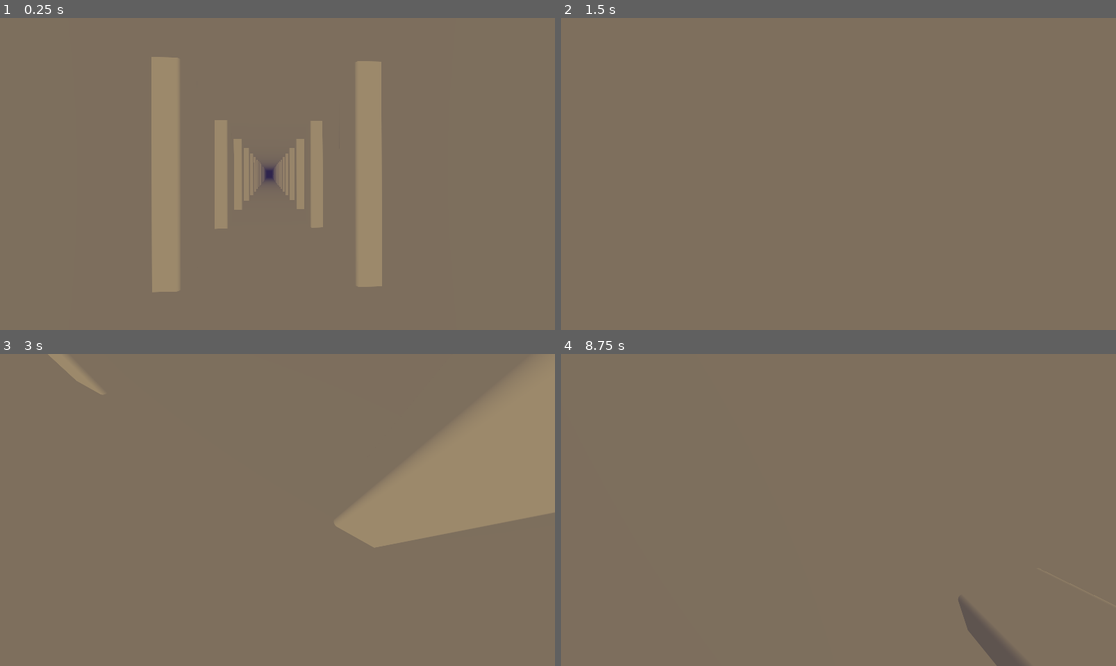
Above: before the commit, frames 1-4 (two rows, left to right).
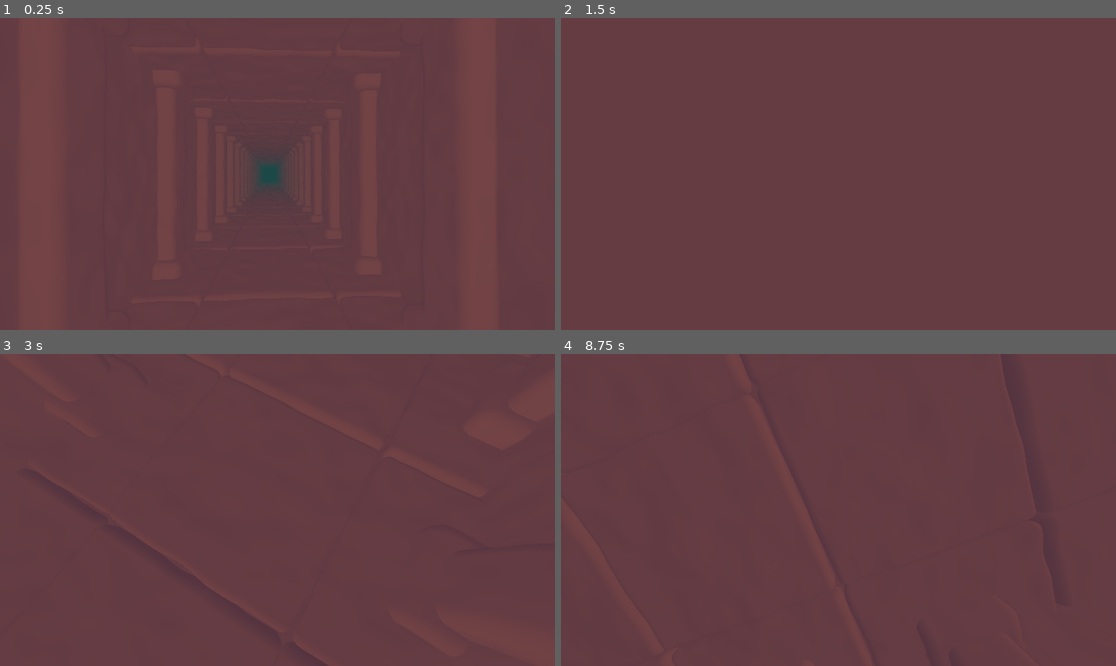
Above: after the commit, the same moments.

Repository: watson-disambiguation/shader-demos
Game: Godot game, scene res://Scenes/infinite_hall.tscn
Same seed, same stepped clock (60 frames per second), same inputs: the game is played once before the commit and once after it. Before the commit the project starts from res://Prefabs/raymarch_camera.tscn.
Inputs (mouse positions are in pixels of both pictures, inside the frame that each line leads up to):
- Up to frame 1 (0.25 s): no input
- Up to frame 2 (1.5 s): tap Enter at 0.5 s; move the mouse to (960, 158) at 0.52 s; hold Right (ui_right) 0.53-1.28 s; tap Space at 1.25 s; move the mouse to (727, 189) at 1.27 s; hold Down (ui_down) from 1.28 s (still down)
- Up to frame 3 (3 s): move the mouse to (333, 441) at 2.02 s; release Down (ui_down) at 2.03 s; hold Right (ui_right) 2.03-2.78 s; move the mouse to (249, 572) at 2.77 s; hold Up (ui_up) from 2.78 s (still down)
- Up to frame 4 (8.75 s): move the mouse to (1005, 556) at 3.52 s; release Up (ui_up) at 3.53 s; hold Left (ui_left) 3.53-5.03 s; move the mouse to (672, 463) at 4.27 s; tap Enter at 5, 6.5 s; move the mouse to (866, 510) at 5.02 s; hold Down (ui_down) 5.03-5.78 s; tap Space at 5.75, 7.25 s; move the mouse to (755, 432) at 5.77 s; hold Right (ui_right) 5.78-6.53 s; move the mouse to (960, 494) at 6.52 s; hold Up (ui_up) 6.53-7.28 s; move the mouse to (727, 525) at 7.27 s; hold Right (ui_right) 7.28-8.03 s; move the mouse to (894, 441) at 8.02 s; hold Down (ui_down) from 8.03 s (still down)

The runs differ from the first frame. In frame 1, 100% of the frame differs, in the area x 0-100%, y 0-100%; in frame 2, 100%; in frame 3, 100%; in frame 4, 100%.

Commit message:
improved infinite tunnel

Diff:
--- a/Prefabs/raymarch_camera.tscn
+++ b/Prefabs/raymarch_camera.tscn
@@ -3,30 +3,22 @@
 [ext_resource type="Script" path="res://Prefabs/RaymarchCamera.gd" id="1_gw5a0"]
 [ext_resource type="Shader" path="res://Shaders/raymarch_camera.gdshader" id="2_tkypo"]
 
-[sub_resource type="ShaderMaterial" id="ShaderMaterial_x0hvp"]
+[sub_resource type="ShaderMaterial" id="ShaderMaterial_pd1f5"]
 render_priority = 0
 shader = ExtResource("2_tkypo")
 shader_parameter/nearFogBlend = 0.0
-shader_parameter/farFogBlend = 30.0
-shader_parameter/pillarSize = 0.1
-shader_parameter/pillarRounding = 0.015
-shader_parameter/noiseSize = 0.01
-shader_parameter/mergeRadius = 0.001
-shader_parameter/hallSize = 0.5
-shader_parameter/brightColour = Color(1, 0.85098, 0.666667, 1)
-shader_parameter/darkColour = Color(0.188235, 0.14902, 0.301961, 1)
-shader_parameter/objColour = Color(0.447059, 0.403922, 0.313726, 1)
+shader_parameter/farFogBlend = 40.0
+shader_parameter/radius = 0.1
+shader_parameter/brightColour = Color(0, 0, 0, 1)
+shader_parameter/darkColour = null
+shader_parameter/objColour = Color(0.137255, 0.105882, 0.337255, 1)
 
 [sub_resource type="ShaderMaterial" id="ShaderMaterial_3kkjx"]
 render_priority = 0
 shader = ExtResource("2_tkypo")
 shader_parameter/nearFogBlend = null
 shader_parameter/farFogBlend = null
-shader_parameter/pillarSize = null
-shader_parameter/pillarRounding = 0.01
-shader_parameter/noiseSize = 0.01
-shader_parameter/mergeRadius = 0.01
-shader_parameter/hallSize = null
+shader_parameter/radius = null
 shader_parameter/brightColour = null
 shader_parameter/darkColour = null
 shader_parameter/objColour = null
@@ -38,7 +30,7 @@
 [node name="RaymarchCamera" type="Camera3D"]
 transform = Transform3D(-0.999187, -0.00268883, 0.0402162, 0.00272674, -0.999996, 0.000887979, 0.0402136, 0.000996917, 0.999191, 0, 0, 0)
 script = ExtResource("1_gw5a0")
-raymarch_shader = SubResource("ShaderMaterial_x0hvp")
+raymarch_shader = SubResource("ShaderMaterial_pd1f5")
 rotation_speed = 0.01
 speed = 3.0
 
--- /dev/null
+++ b/Scenes/infinite_hall.tscn
@@ -0,0 +1,28 @@
+[gd_scene load_steps=4 format=3 uid="uid://c8hx6rlr000xl"]
+
+[ext_resource type="PackedScene" uid="uid://dc486be67gql4" path="res://Prefabs/raymarch_camera.tscn" id="1_m4o0g"]
+[ext_resource type="Shader" path="res://Shaders/infinite_hall.gdshader" id="2_p5fkp"]
+
+[sub_resource type="ShaderMaterial" id="ShaderMaterial_o87sb"]
+render_priority = 0
+shader = ExtResource("2_p5fkp")
+shader_parameter/nearFogBlend = null
+shader_parameter/farFogBlend = 30.0
+shader_parameter/pillarSize = 0.085
+shader_parameter/baseSize = 0.16
+shader_parameter/baseHeight = 0.085
+shader_parameter/pillarRounding = 0.055
+shader_parameter/tileSize = 0.49
+shader_parameter/tileRounding = 0.04
+shader_parameter/noiseSize = 0.01
+shader_parameter/mergeRadius = 0.01
+shader_parameter/hallSize = 1.0
+shader_parameter/lightBlend = 0.15
+shader_parameter/brightColour = Color(0.960784, 0.678431, 0.403922, 1)
+shader_parameter/darkColour = Color(0.117959, 0.286588, 0.280247, 1)
+shader_parameter/objColour = Color(0.368627, 0.192157, 0.247059, 1)
+
+[node name="Node3D" type="Node3D"]
+
+[node name="RaymarchCamera" parent="." instance=ExtResource("1_m4o0g")]
+raymarch_shader = SubResource("ShaderMaterial_o87sb")
--- /dev/null
+++ b/Shaders/infinite_hall.gdshader
@@ -0,0 +1,92 @@
+shader_type spatial;
+
+render_mode unshaded;
+
+#include "Libraries/SDFLibrary.gdshaderinc"
+#include "Libraries/NoiseLibrary.gdshaderinc"
+
+uniform float nearFogBlend;
+uniform float farFogBlend;
+uniform float pillarSize;
+uniform float baseSize;
+uniform float baseHeight;
+uniform float pillarRounding = 0.01;
+uniform float tileSize = 0.5;
+uniform float tileRounding;
+uniform float noiseSize = 0.01;
+uniform float mergeRadius = 0.01;
+uniform float hallSize;
+uniform float lightBlend;
+uniform vec3 brightColour : source_color;
+uniform vec3 darkColour : source_color;
+uniform vec3 objColour : source_color;
+
+const int maxSteps = 128;
+const float EPS = 0.0001;
+
+float hallFloor(vec3 pos) {
+	pos.xz = pos.xz - round(pos.xz);
+	pos.y = abs(pos.y);
+	pos.y = pos.y - hallSize;
+	float size = tileSize - tileRounding;
+	return box(pos,vec3(size,0.1 - tileRounding,size)) - tileRounding;
+}
+
+float pillar(vec3 pos) {
+	pos.z = pos.z - round(pos.z);
+	pos.x = abs(pos.x);
+	pos = pos - vec3(hallSize,0,0);
+	float upright = box(pos, vec3(pillarSize,hallSize,pillarSize));
+	pos.y = abs(pos.y)  - hallSize + baseHeight;
+	float base = box(pos, vec3(baseSize,baseHeight,baseSize));
+	return min(upright,base) - pillarRounding;
+}
+
+float sdf(vec3 pos) {
+	float hall = -rectangle(pos.xy,vec2(hallSize));
+	float pillars = pillar(pos);
+	float hallFloor = hallFloor(pos);
+
+	float result = round_merge(hall,pillars,mergeRadius);
+	result = merge(result,hallFloor);
+	result += perlinNoise3DOctaves(pos,0.25,0,2) * noiseSize;
+	return result;
+}
+
+vec3 normal(vec3 pos) {
+	float base = sdf(pos);
+	vec2 h = vec2(EPS,0);
+	return normalize(
+		vec3(
+			sdf(pos + h.xyy) - base,
+			sdf(pos + h.yxy) - base,
+			sdf(pos + h.yyx) - base
+		)
+	);
+}
+
+void fragment() {
+	vec3 ro = CAMERA_POSITION_WORLD;
+	vec3 rd = -normalize( (INV_VIEW_MATRIX * vec4(VIEW,0)).xyz );
+	float dist = 0.;
+	float sample = 1.;
+	int steps = 0;
+	for(int i = 0; i < maxSteps; i++) {
+		sample = sdf(ro + rd * dist);
+		if(sample < EPS) {
+			steps = i;
+			break;
+		}
+		dist += sample;
+	}
+	vec3 pos = ro + rd * dist;
+	vec3 normal = normal(pos);
+	float fog = smoothstep(nearFogBlend,farFogBlend,dist);
+	vec3 fogColour = mix(darkColour,brightColour,(0.5 * rd.z + 0.5));
+	vec3 lightCol = mix(darkColour,brightColour,(0.5 * normal.z + 0.5) * (1. - float(steps)/128.));
+	vec3 col = mix(objColour,lightCol,lightBlend);
+
+	ALBEDO = (dist < farFogBlend) ? mix(col,fogColour,fog) : fogColour;
+
+
+}
--- a/Shaders/raymarch_camera.gdshader
+++ b/Shaders/raymarch_camera.gdshader
@@ -7,11 +7,7 @@
 
 uniform float nearFogBlend;
 uniform float farFogBlend;
-uniform float pillarSize;
-uniform float pillarRounding = 0.01;
-uniform float noiseSize = 0.01;
-uniform float mergeRadius = 0.01;
-uniform float hallSize;
+uniform float radius;
 uniform vec3 brightColour : source_color;
 uniform vec3 darkColour : source_color;
 uniform vec3 objColour : source_color;
@@ -22,15 +18,9 @@
 
 
 float sdf(vec3 pos) {
-	float hall = -rectangle(pos.xy,vec2(hallSize));
-	vec3 pillarPos = pos;
-	pillarPos.z = pillarPos.z - round(pillarPos.z);
-	pillarPos.x = abs(pillarPos.x);
-	float pillars = box(pillarPos- vec3(hallSize,0,0), vec3(pillarSize,hallSize,pillarSize)) - pillarRounding;
-
-	float result = round_merge(hall,pillars,mergeRadius);
-	//result += perlinNoise3DOctaves(pos,0.25,0,4) * noiseSize;
-	return result;
+	pos = pos - 0.5;
+	pos = pos - round(pos);
+	return sphere(pos,radius);
 }
 
 vec3 normal(vec3 pos) {
@@ -62,10 +52,8 @@
 	vec3 normal = normal(pos);
 	float fog = smoothstep(nearFogBlend,farFogBlend,dist);
 	vec3 fogColour = mix(darkColour,brightColour,(0.5 * rd.z + 0.5));
-	vec3 lightCol = mix(darkColour,brightColour,(0.5 * normal.z + 0.5));
-	vec3 col = mix(objColour,lightCol,0.3);
 
-	ALBEDO = (dist < farFogBlend) ? mix(col,fogColour,fog) : fogColour;
+	ALBEDO = (dist < farFogBlend) ? normal : fogColour;
 
 
 }
--- a/project.godot
+++ b/project.godot
@@ -11,7 +11,7 @@
 [application]
 
 config/name="ShaderDemos"
-run/main_scene="res://Prefabs/raymarch_camera.tscn"
+run/main_scene="res://Scenes/infinite_hall.tscn"
 config/features=PackedStringArray("4.1", "Forward Plus")
 config/icon="res://icon.svg"
 
